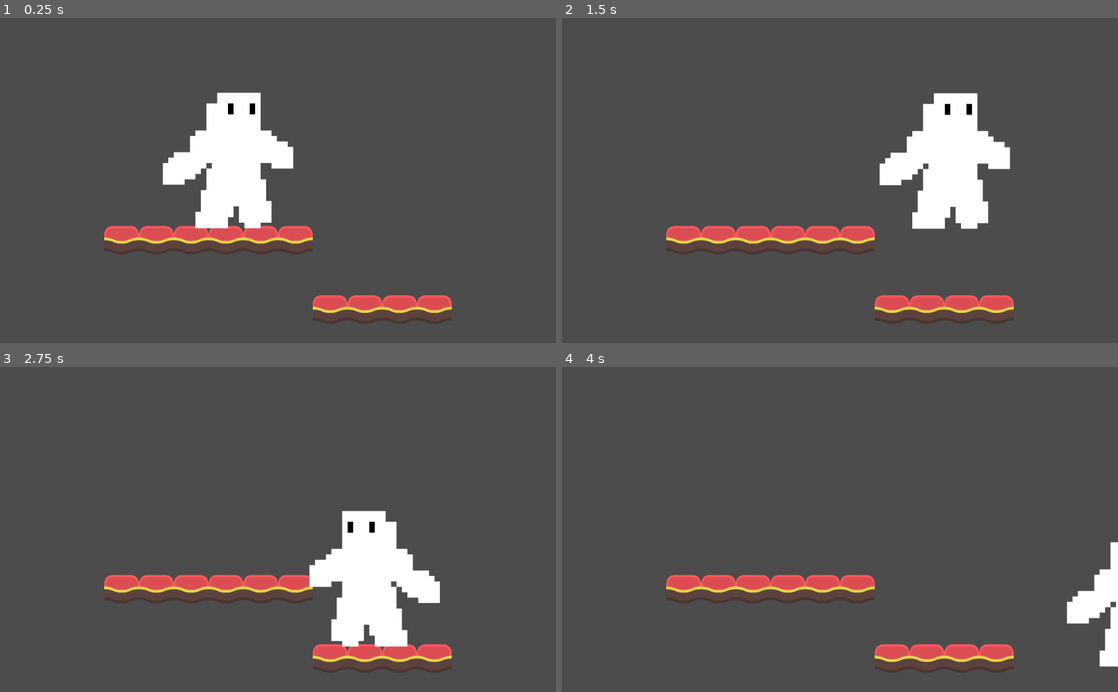
Above: before the commit, frames 1-4 (two rows, left to right).
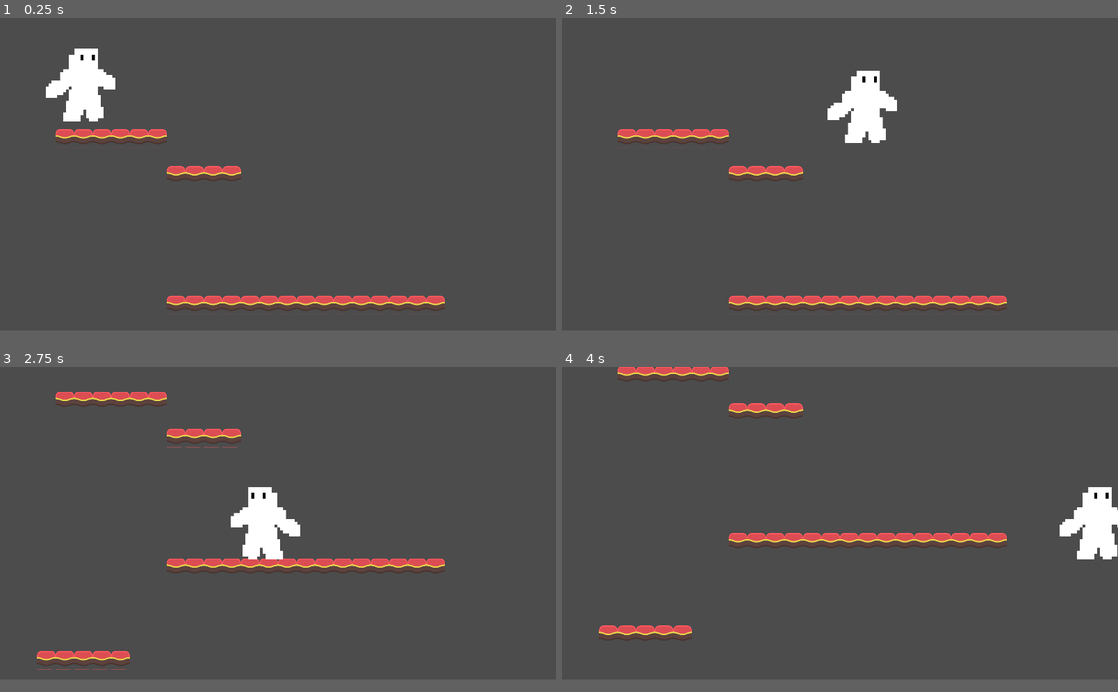
Above: after the commit, the same moments.

Repository: samfalberg/Clonewell
Game: Godot game, scene res://World/Well.tscn
Two runs of this game, one before a commit and one after it. Both use one fixed random seed, a clock stepped at 60 frames per second and the inputs below.
Inputs:
- Up to frame 1 (0.25 s): no input
- Up to frame 2 (1.5 s): hold Right (ui_right) from 0.53 s (still down); tap Shift (jump_and_shoot, bound only after the commit) at 0.6, 0.77, 1.07, 1.35 s
- Up to frame 3 (2.75 s): tap Shift (jump_and_shoot, bound only after the commit) at 1.52, 1.82, 2.1 s; release Right (ui_right) at 2.03 s; hold Left (ui_left) from 2.03 s (still down)
- Up to frame 4 (4 s): release Left (ui_left) at 2.78 s; hold Right (ui_right) from 2.78 s (still down); tap Shift (jump_and_shoot, bound only after the commit) at 2.85, 3.02, 3.32, 3.6, 3.77 s
The window is 800x468 before the commit and 800x450 after it. Grey fills any space a smaller window leaves; there, only what the larger window draws over its background counts as a difference.

The runs differ from the first frame. In frame 1, 12% of the frame differs, in the area x 8-82%, y 9-95%; in frame 2, 12%; in frame 3, 13%, in the area x 6-82%, y 7-95%; in frame 4, 9.3%.

Commit message:
Improve movement, add camera

Diff:
--- /dev/null
+++ b/Characters/Character.gd
@@ -0,0 +1,9 @@
+extends KinematicBody2D
+class_name Character
+
+const FLOOR_NORMAL = Vector2.UP
+
+export var speed = Vector2(300.0, 2000.0)
+export var gravity = 3000.0
+
+var velocity = Vector2.ZERO
--- a/Characters/Player.gd
+++ b/Characters/Player.gd
@@ -1,18 +1,41 @@
-extends KinematicBody2D
-
-var velocity = Vector2.ZERO
+extends Character
 
 # Add player movement and physics
-func _physics_process(delta):
-	velocity.y += 9.81 # Adds gravity
+func _physics_process(delta: float):
+	var is_jump_interrupted = Input.is_action_just_released("jump_and_shoot") and velocity.y < 0.0
 
-	if Input.is_action_pressed("ui_right"):
-		velocity.x = 300
+	var direction = get_direction()
+
+	if direction.x < 0:
+		get_node("Sprite").flip_h = true
+	elif direction.x > 0:
 		get_node("Sprite").flip_h = false
-	elif Input.is_action_pressed("ui_left"):
-		velocity.x = -300
-		get_node("Sprite").flip_h = true
-	else:
-		velocity.x = 0
 
-	velocity = move_and_slide(velocity)
+	velocity = calculate_move_velocity(velocity, direction, speed, is_jump_interrupted)
+	velocity = move_and_slide(velocity, FLOOR_NORMAL)
+
+# Return a Vector2 with the player's x and y direction
+func get_direction() -> Vector2:
+	return Vector2(
+		Input.get_action_strength("move_right") - Input.get_action_strength("move_left"),
+		-1.0 if Input.is_action_just_pressed("jump_and_shoot") and is_on_floor() else 1.0
+	)
+
+# Return a Vector2 with the player's x and y velocity
+func calculate_move_velocity(
+		linear_velocity: Vector2,
+		direction: Vector2,
+		speed: Vector2,
+		is_jump_interrupted: bool
+	) -> Vector2:
+	var new_v = linear_velocity
+	new_v.x = speed.x * direction.x
+	new_v.y += gravity * get_physics_process_delta_time()
+
+	if direction.y == -1.0:
+		new_v.y = speed.y * direction.y
+
+	if is_jump_interrupted:
+		new_v.y = 0.0
+
+	return new_v
--- a/World/Well.tscn
+++ b/World/Well.tscn
@@ -37,20 +37,31 @@
 
 [node name="Platforms" type="TileMap" parent="."]
 tile_set = SubResource( 2 )
+collision_layer = 8
+collision_mask = 0
 format = 1
-tile_data = PoolIntArray( 393219, 0, 0, 393220, 0, 0, 393221 …(64 unchanged characters)… 524298, 0, 0, 524299, 0, 0, 524300, 0, 0 )
+tile_data = PoolIntArray( 393219, 0, 0, 393220, 0, 0, 393221 …(64 unchanged characters)… 524298, 0, 0, 524299, 0, 0, 524300, 0, 0, 983049, 0, 0, 983050, 0, 0, 983051, 0, 0, 983052, 0, 0, 983053, 0, 0, 983054, 0, 0, 983055, 0, 0, 983056, 0, 0, 983057, 0, 0, 983058, 0, 0, 983059, 0, 0, 983060, 0, 0, 983061, 0, 0, 983062, 0, 0, 983063, 0, 0, 1310722, 0, 0, 1310723, 0, 0, 1310724, 0, 0, 1310725, 0, 0, 1310726, 0, 0, 1572872, 0, 0, 1572873, 0, 0, 1572874, 0, 0, 1572875, 0, 0, 1703952, 0, 0, 1703953, 0, 0, 1703954, 0, 0, 1703955, 0, 0, 1703956, 0, 0, 1900568, 0, 0, 1900569, 0, 0, 1900570, 0, 0, 1900571, 0, 0, 1900572, 0, 0 )
 
 [node name="ParallaxBackground" type="ParallaxBackground" parent="."]
 
 [node name="Player" type="KinematicBody2D" parent="."]
-position = Vector2( 420, 262 )
+position = Vector2( 277.661, 131.647 )
+collision_mask = 8
 script = ExtResource( 2 )
 __meta__ = {
 "_edit_group_": true
 }
+speed = Vector2( 800, 1400 )
 
 [node name="Sprite" type="Sprite" parent="Player"]
 texture = ExtResource( 3 )
 
 [node name="CollisionShape2D" type="CollisionShape2D" parent="Player"]
 shape = SubResource( 3 )
+
+[node name="Camera2D" type="Camera2D" parent="Player"]
+current = true
+limit_left = 0
+limit_top = 0
+limit_right = 1920
+limit_smoothed = true
--- a/project.godot
+++ b/project.godot
@@ -8,9 +8,14 @@
 
 config_version=4
 
-_global_script_classes=[  ]
+_global_script_classes=[ {
+"base": "KinematicBody2D",
+"class": "Character",
+"language": "GDScript",
+"path": "res://Characters/Character.gd"
+} ]
 _global_script_class_icons={
-
+"Character": ""
 }
 
 [application]
@@ -19,6 +24,46 @@
 run/main_scene="res://World/Well.tscn"
 config/icon="res://icon.png"
 
+[display]
+
+window/size/width=1920
+window/size/height=1080
+window/size/test_width=1280
+window/size/test_height=720
+window/stretch/mode="2d"
+window/stretch/aspect="expand"
+
+[input]
+
+move_left={
+"deadzone": 0.5,
+"events": [ Object(InputEventKey,"resource_local_to_scene":false,"resource_name":"","device":0,"alt":false,"shift":false,"control":false,"meta":false,"command":false,"pressed":false,"scancode":65,"unicode":0,"echo":false,"script":null)
+, Object(InputEventKey,"resource_local_to_scene":false,"resource_name":"","device":0,"alt":false,"shift":false,"control":false,"meta":false,"command":false,"pressed":false,"scancode":16777231,"unicode":0,"echo":false,"script":null)
+, Object(InputEventJoypadMotion,"resource_local_to_scene":false,"resource_name":"","device":0,"axis":0,"axis_value":-1.0,"script":null)
+ ]
+}
+move_right={
+"deadzone": 0.5,
+"events": [ Object(InputEventKey,"resource_local_to_scene":false,"resource_name":"","device":0,"alt":false,"shift":false,"control":false,"meta":false,"command":false,"pressed":false,"scancode":68,"unicode":0,"echo":false,"script":null)
+, Object(InputEventKey,"resource_local_to_scene":false,"resource_name":"","device":0,"alt":false,"shift":false,"control":false,"meta":false,"command":false,"pressed":false,"scancode":16777233,"unicode":0,"echo":false,"script":null)
+, Object(InputEventJoypadMotion,"resource_local_to_scene":false,"resource_name":"","device":0,"axis":0,"axis_value":1.0,"script":null)
+ ]
+}
+jump_and_shoot={
+"deadzone": 0.5,
+"events": [ Object(InputEventJoypadButton,"resource_local_to_scene":false,"resource_name":"","device":0,"button_index":0,"pressure":0.0,"pressed":false,"script":null)
+, Object(InputEventKey,"resource_local_to_scene":false,"resource_name":"","device":0,"alt":false,"shift":false,"control":false,"meta":false,"command":false,"pressed":false,"scancode":16777237,"unicode":0,"echo":false,"script":null)
+, Object(InputEventKey,"resource_local_to_scene":false,"resource_name":"","device":0,"alt":false,"shift":false,"control":false,"meta":false,"command":false,"pressed":false,"scancode":32,"unicode":0,"echo":false,"script":null)
+ ]
+}
+
+[layer_names]
+
+2d_physics/layer_1="player"
+2d_physics/layer_2="enemies"
+2d_physics/layer_3="gems"
+2d_physics/layer_4="world"
+
 [rendering]
 
 environment/default_environment="res://default_env.tres"
